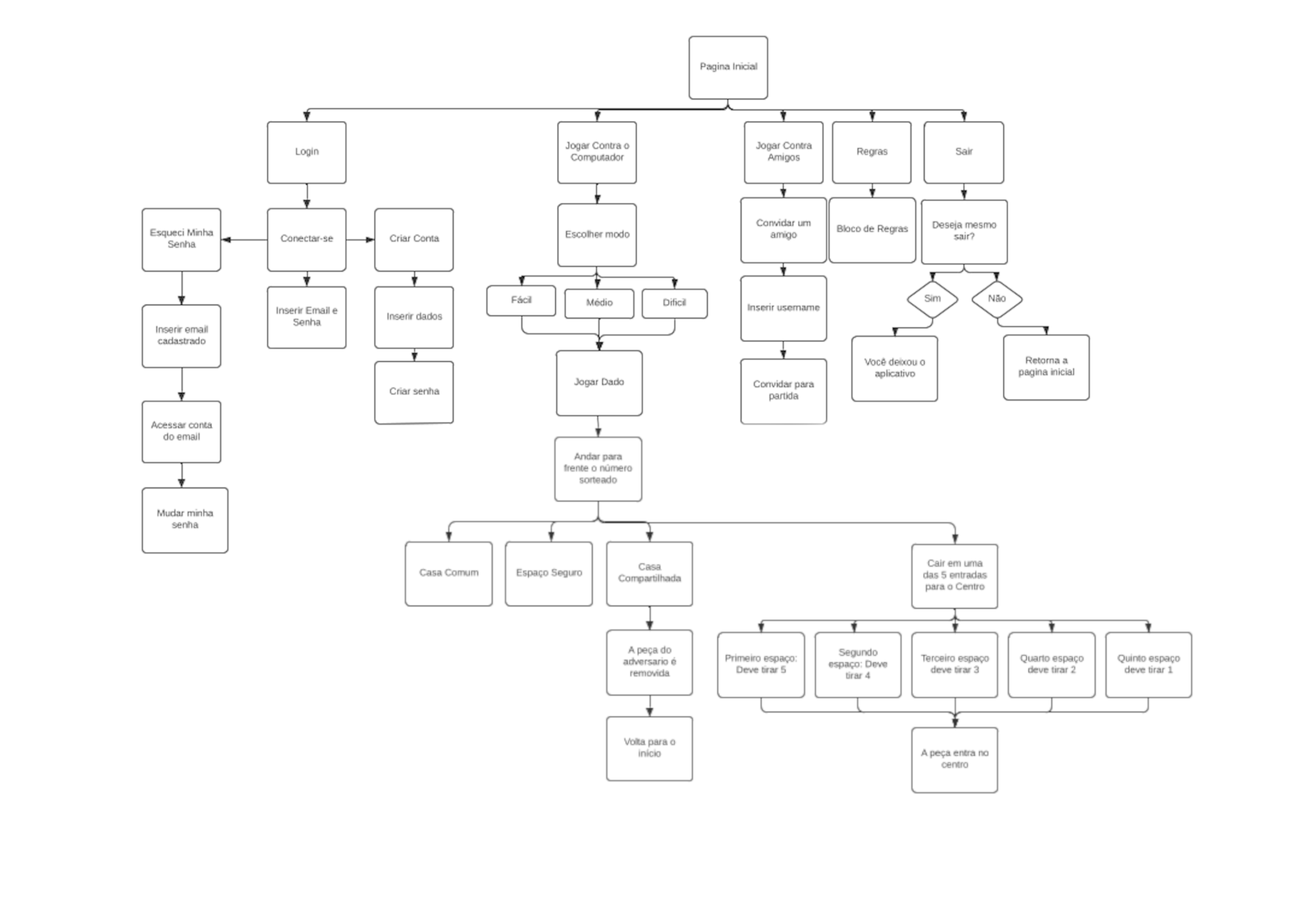
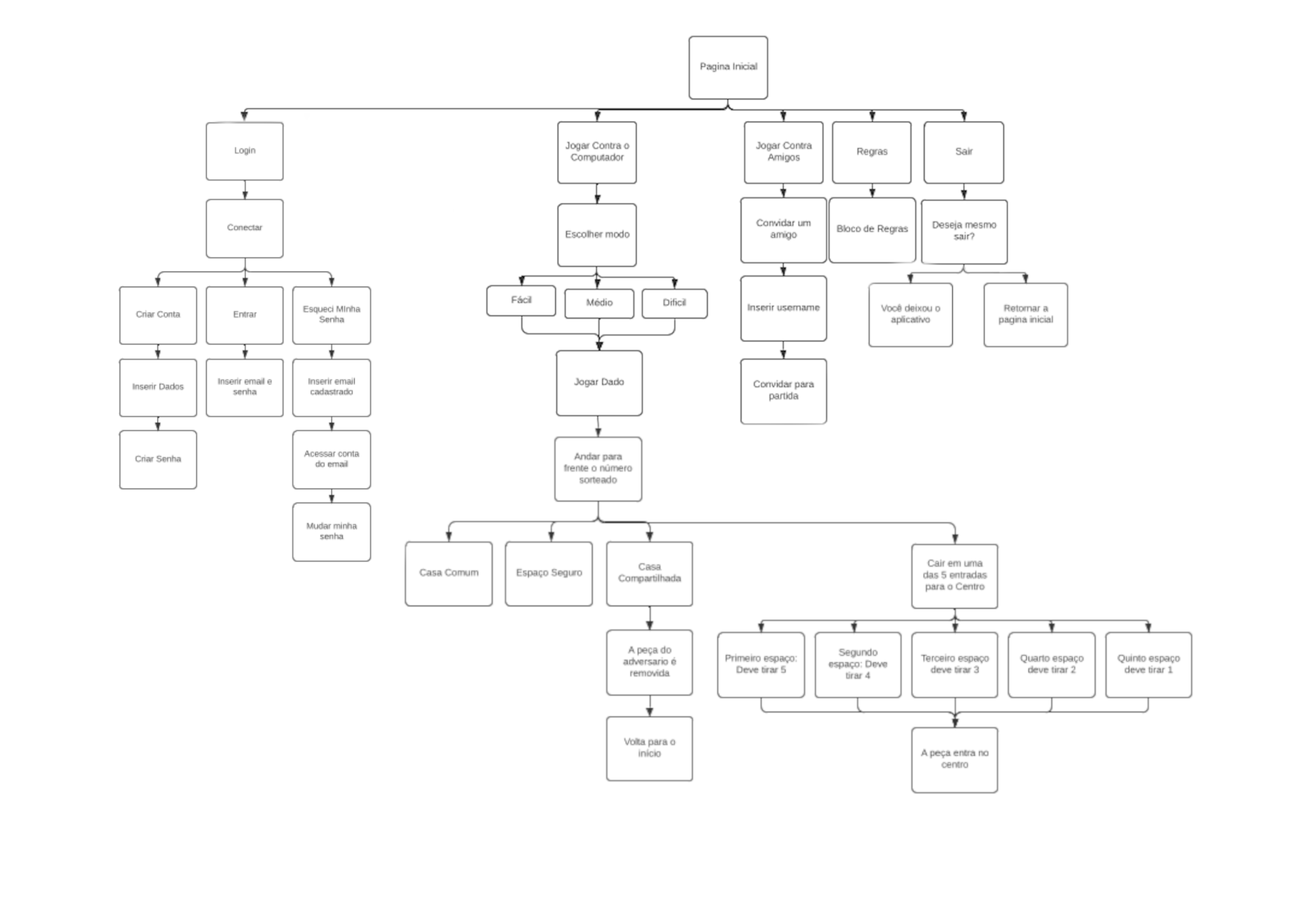
Comparing the layer stacks of the two 1305 x 922 images. Changes:
renamed "Camada" to "Jogo ludo.pdf", painted on it over bbox(117, 107, 1091, 565)
